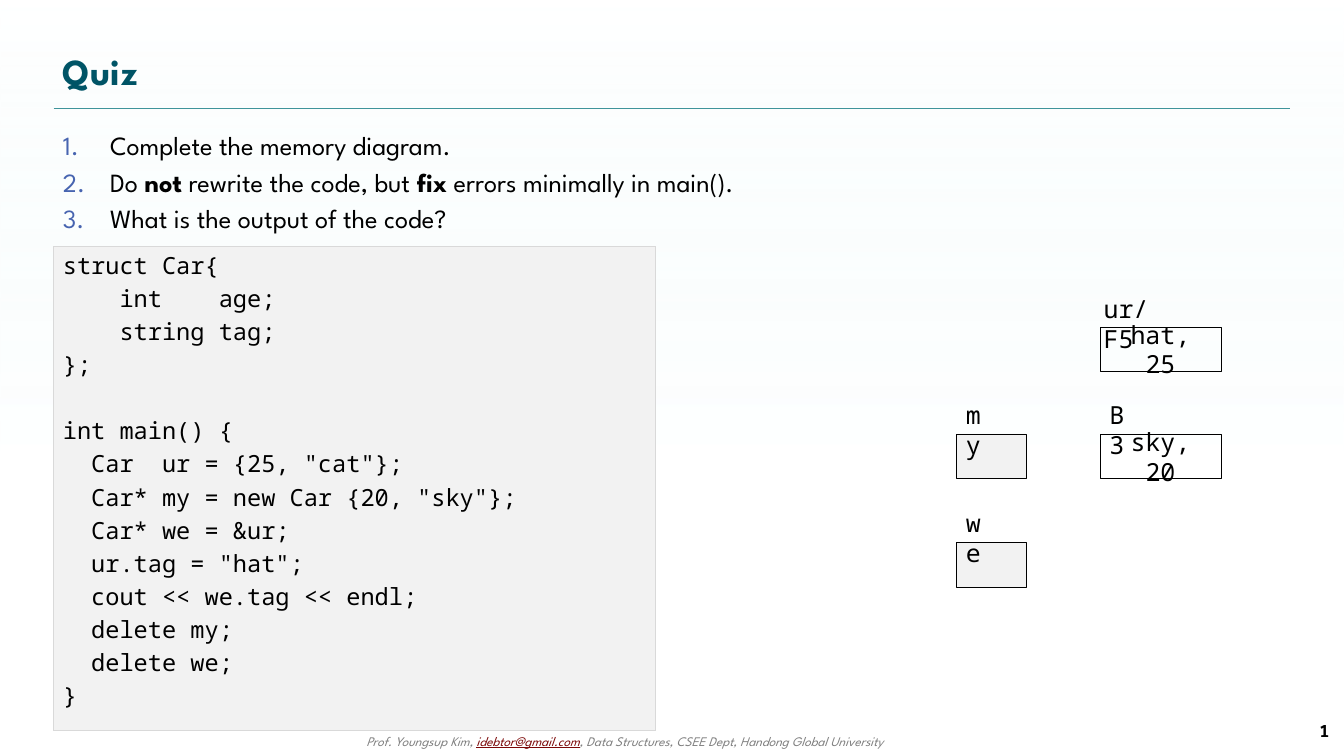
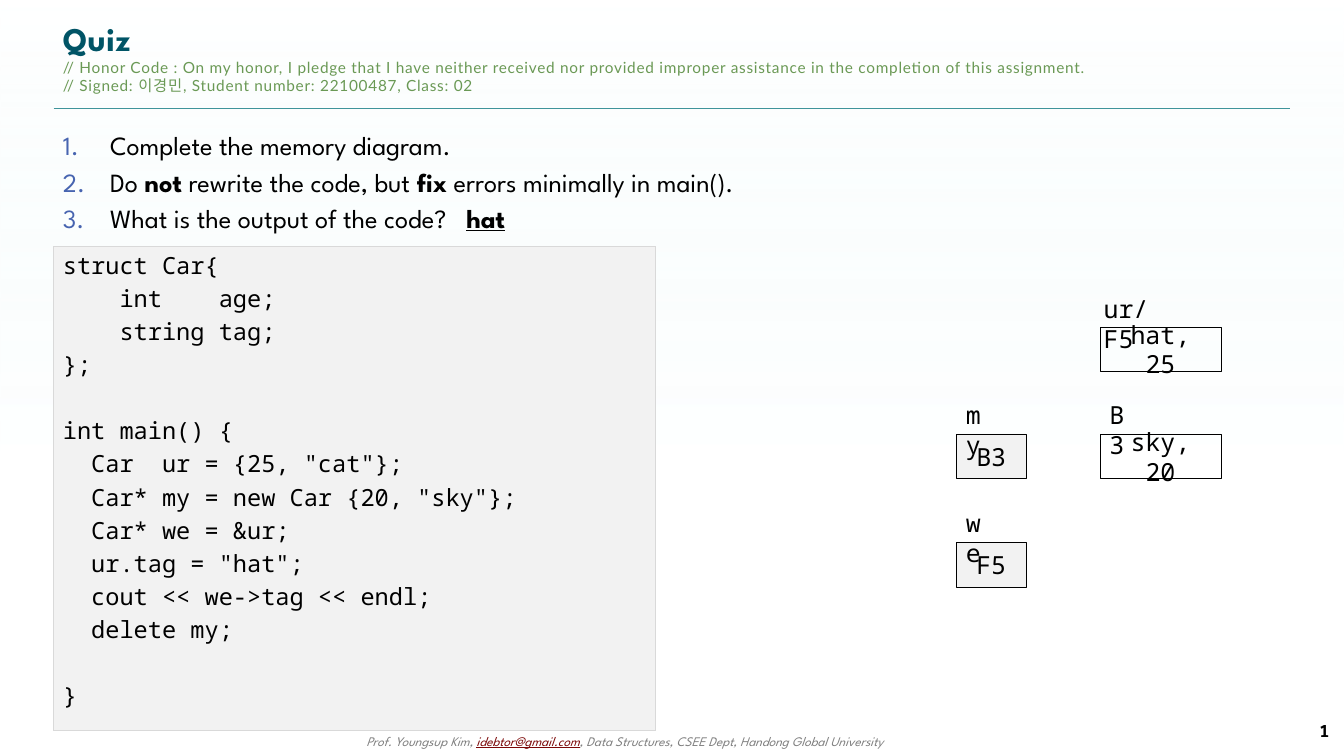
Before and after one commit to ChilsungCider/nowic, a slide deck: slide 1 of ppts/2-8 Structure Quiz.pptx. Drawn at 1344x756 pixels with LibreOffice and Linux fonts; fonts in the diff are those of the drawing; background and template pictures are left out. Boxes give left, top, right and bottom in pixels: in the first picture for what was removed or moved away, otherwise in the second. Text is boxed around its words. In the diff, an @@ line names an element or a change of style, - is before the commit and + after.

```diff
--- a/ppts/2-8 Structure Quiz.pptx
+++ b/ppts/2-8 Structure Quiz.pptx
@@ title at (x1=63, y1=28, x2=1084, y2=94): text changed; size 28 to 11.7 pt; font League Spartan to Lato; text colour gradient #005466 to #005061 to #003E4B to #6A9955; bold off @@
-Quiz
+Quiz
+// Honor Code : On my honor, I pledge that I have neither received nor provided improper assistance in the completion of this assignment.
+// Signed: 이경민, Student number: 22100487, Class: 02
@@ text at (x1=110, y1=209, x2=505, y2=234): text changed @@
-3. What is the output of the code?
+3. What is the output of the code? hat
@@ text in rectangle at (x1=956, y1=434, x2=1025, y2=478): text added @@
+B3
@@ text in rectangle at (x1=976, y1=551, x2=1006, y2=575): text added @@
+F5
@@ text in rectangle at (x1=91, y1=587, x2=432, y2=611): text changed @@
-cout << we.tag << endl;
+cout << we->tag << endl;
@@ text in rectangle at (x1=91, y1=653, x2=233, y2=675): paragraph removed @@
-delete we;
```
Also in this commit, not shown: 9 other files.
